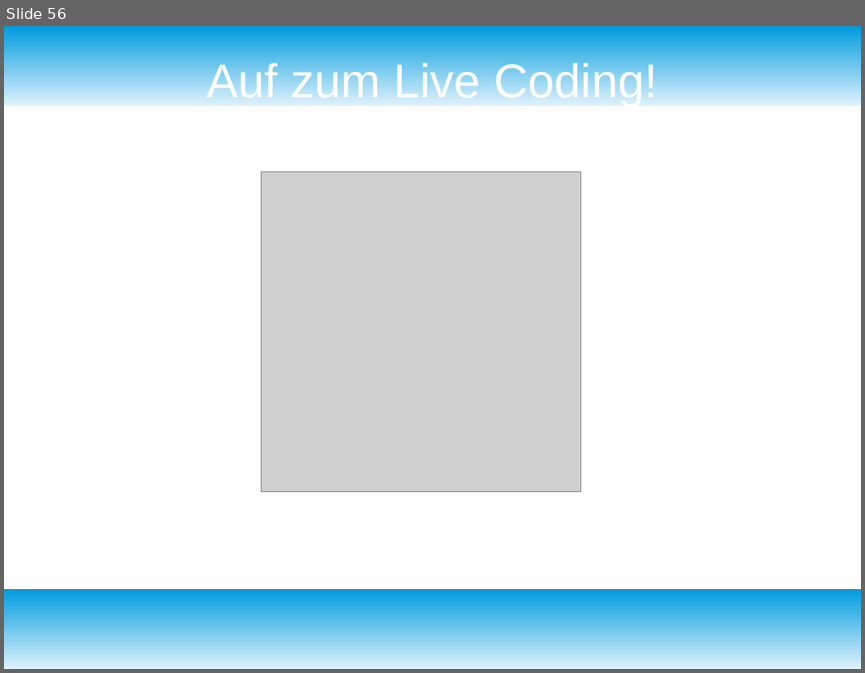
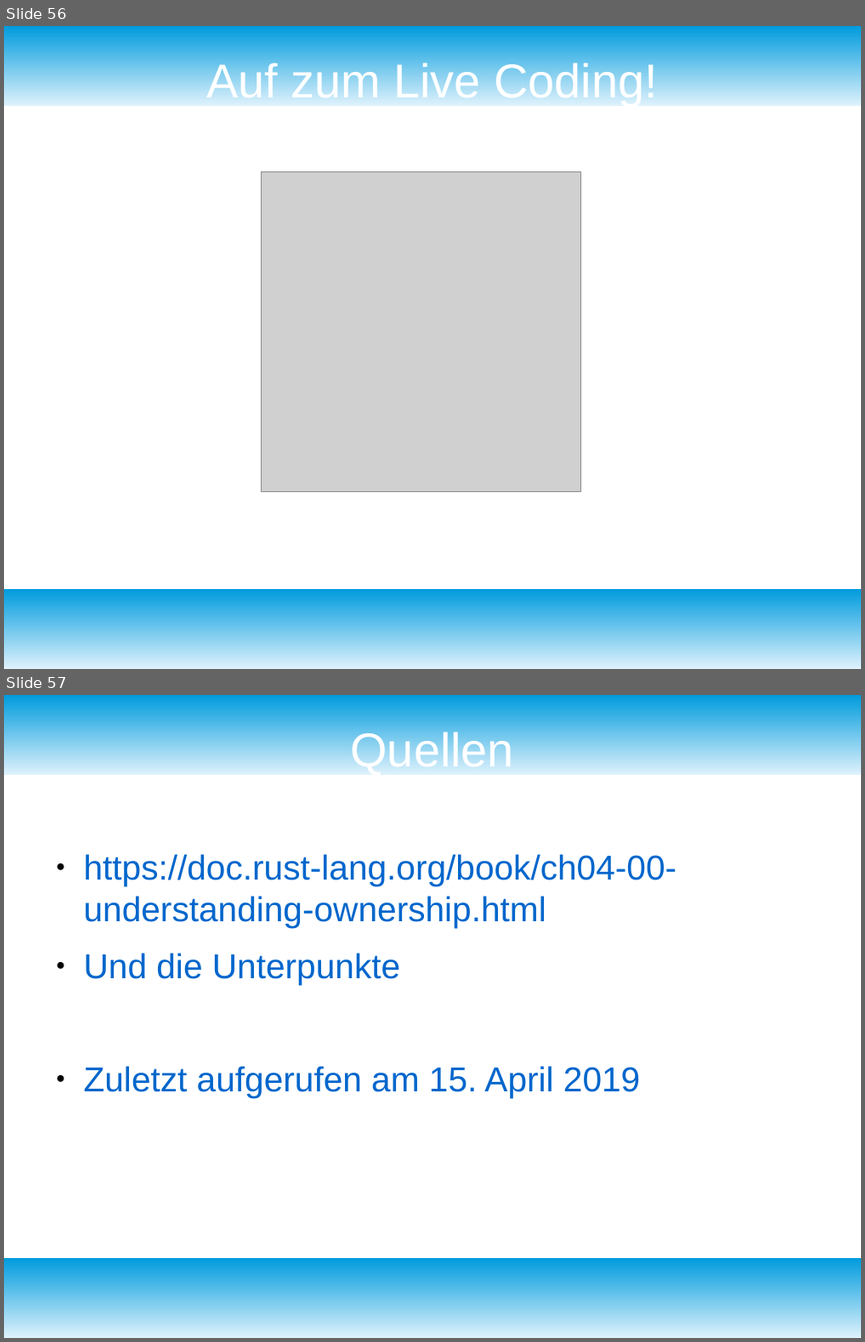
Before and after one commit to RustProfi/DNSLookup, a slide deck: ownership/Rust ownership.odp. Shown one above the other, each under a label of ours: slide 56 before the commit, slides 56 and 57 after it. The pictures are 865x673 and 865x1342 pixels, drawn with LibreOffice and Linux fonts; fonts in the diff are those of the drawing; grey boxes stand for pictures. Boxes give left, top, right and bottom in pixels: in the first picture for what was removed or moved away, otherwise in the second. Text is boxed around its words. In the diff, an @@ line names an element or a change of style, - is before the commit and + after.

Commit message:
add quellen

```diff
--- a/ownership/Rust ownership.odp
+++ b/ownership/Rust ownership.odp
@@ slide 57 added at (x1=4, y1=695, x2=861, y2=1338), background #FFFFFF; not listed: 2 template elements that a slide beside it also shows @@
@@ title added at (x1=351, y1=729, x2=514, y2=775), 44 pt, text #FFFFFF @@
+Quellen
@@ text added at (x1=84, y1=854, x2=677, y2=1098), 32 pt, text #0066CC @@
+● https://doc.rust-lang.org/book/ch04-00-understanding-ownership.html
+● Und die Unterpunkte
+● Zuletzt aufgerufen am 15. April 2019
```
Also in this commit, not shown: 3 other files.
